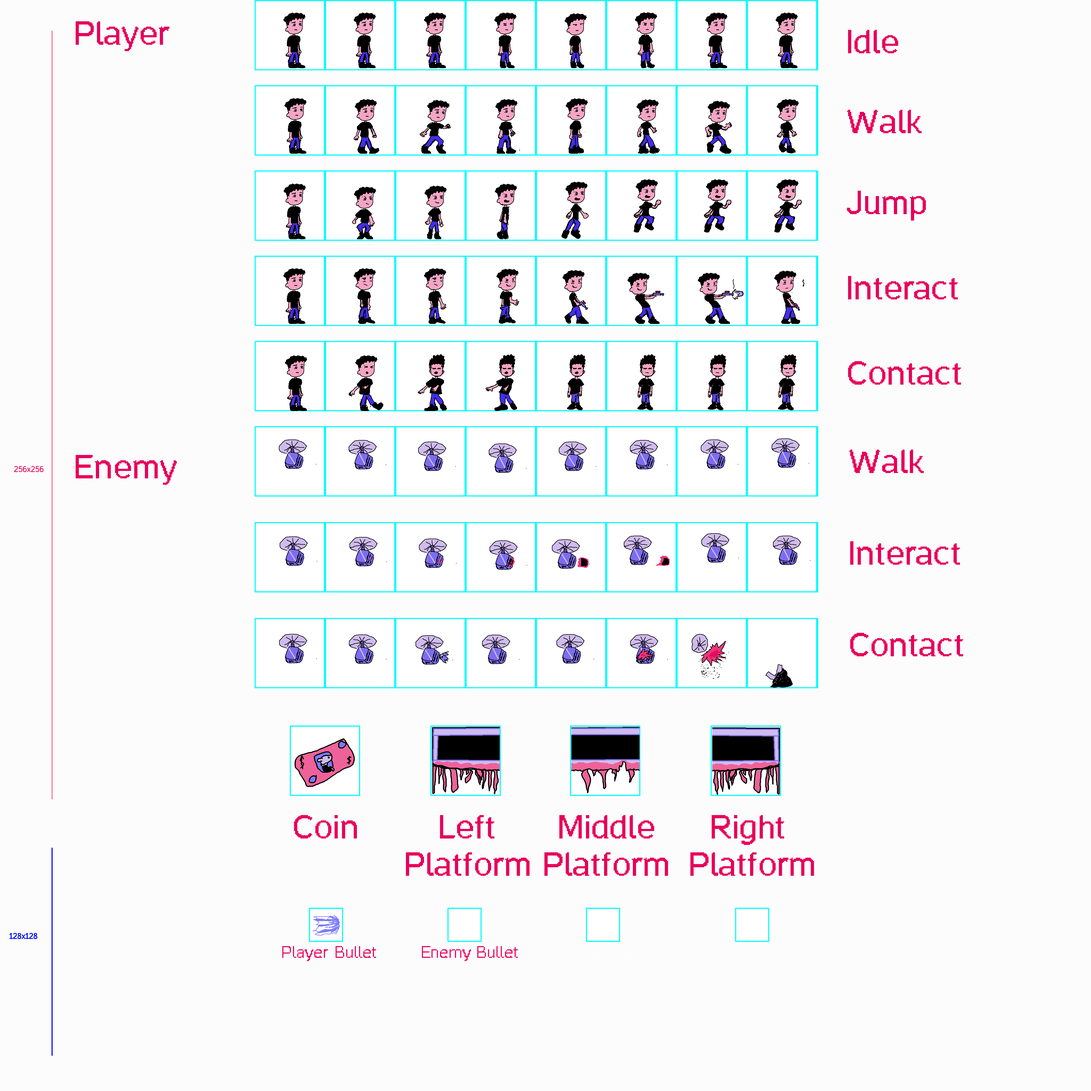
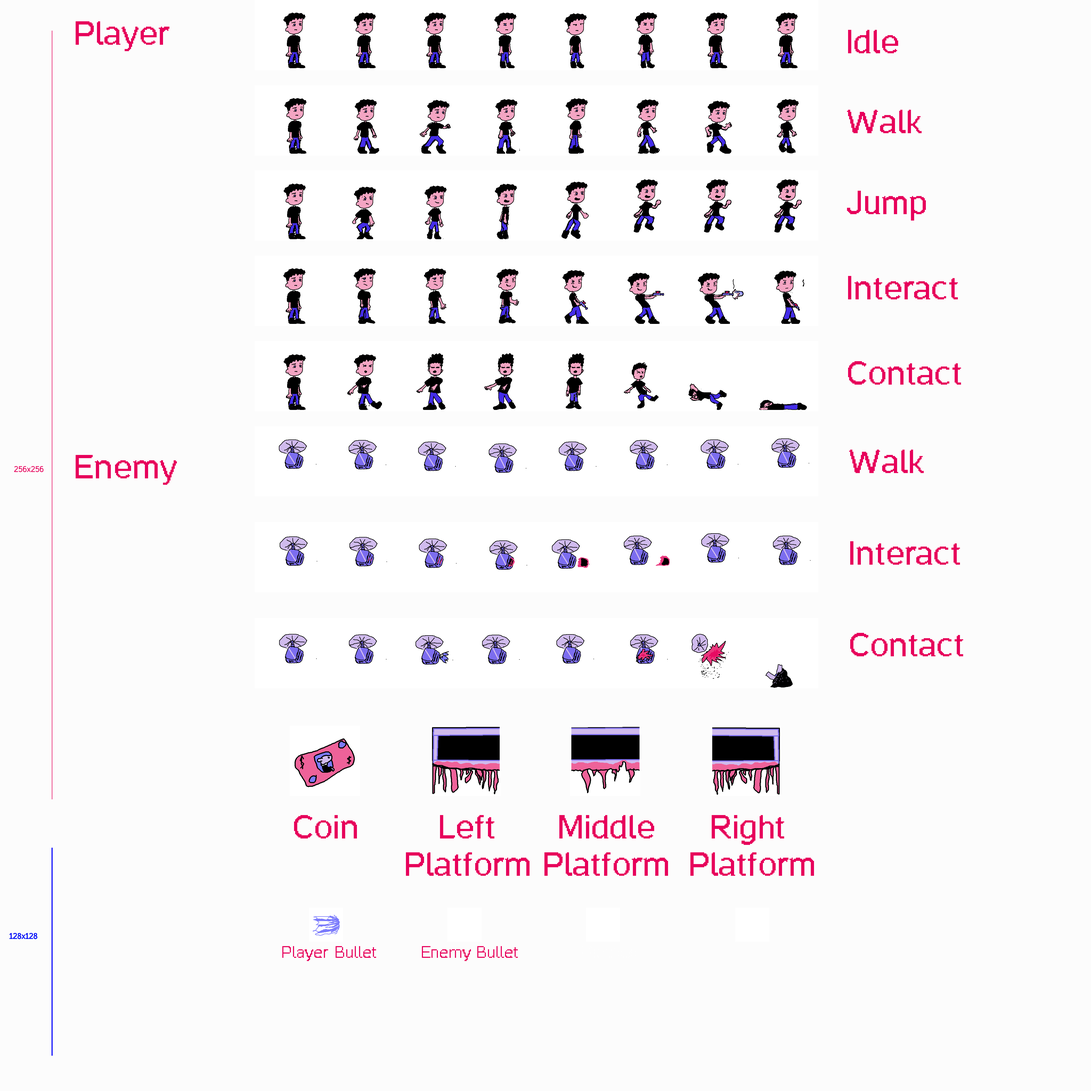
Two versions of the same layered image (1091 × 1091). Layer-by-layer changes:
painted on "contactanim.png" over box(283, 353, 808, 412)
painted on "Blank_Sheet.png" over box(254, 0, 819, 943)
